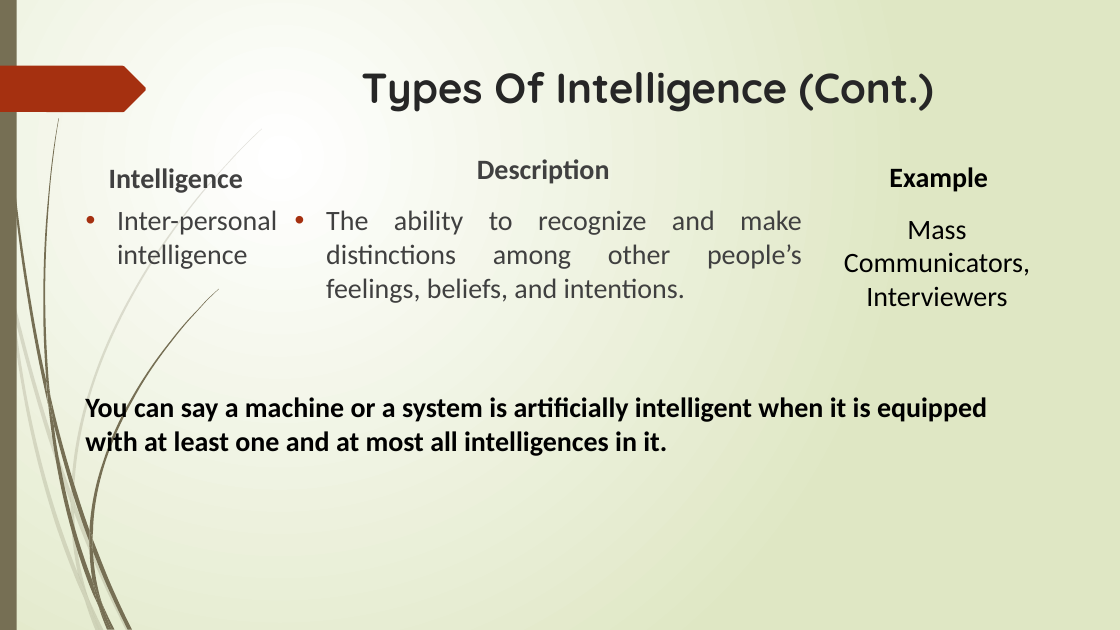
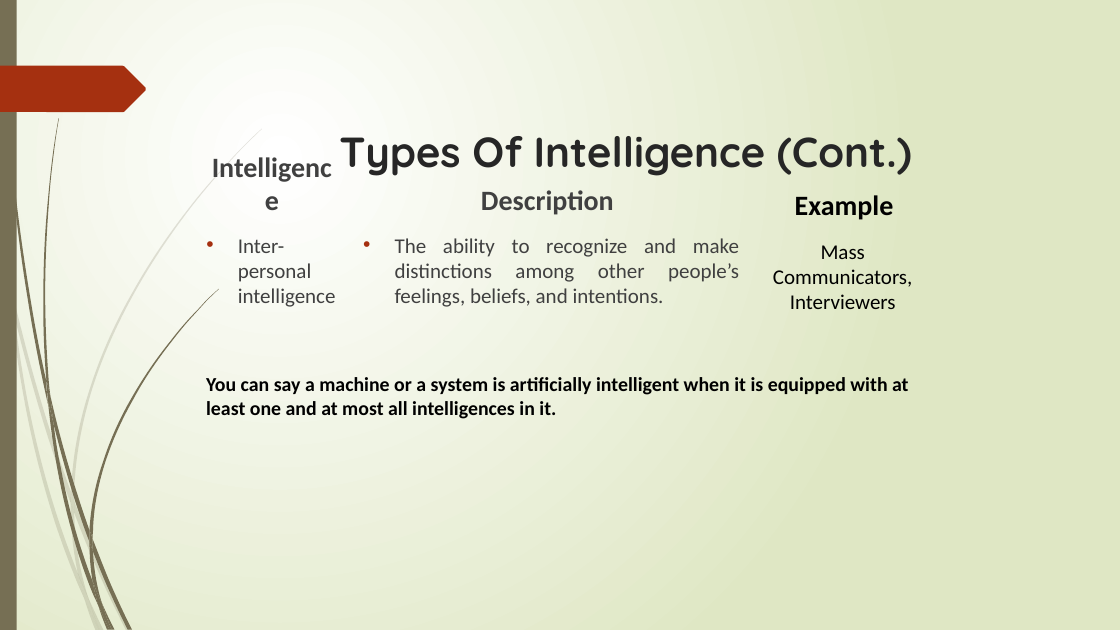
Before and after one commit to lalitgiri/Angular_Practice_Program, a slide deck: slide 8 of Ecommerce-Project/report data/colloquium.pptx. Drawn at 1120x630 pixels with LibreOffice and Linux fonts; fonts in the diff are those of the drawing. Boxes give left, top, right and bottom in pixels: in the first picture for what was removed or moved away, otherwise in the second. Text is boxed around its words. In the diff, an @@ line names an element or a change of style, - is before the commit and + after.

```diff
--- a/Ecommerce-Project/report data/colloquium.pptx
+++ b/Ecommerce-Project/report data/colloquium.pptx
@@ title "Types Of Intelligence (Cont.)": place and size @@
-title "Types Of Intelligence (Cont.)" at (361,72,934,112)
+title "Types Of Intelligence (Cont.)" at (339,136,912,176)
@@ text "Intelligence" rewrapped from (109,168,243,193) to (238,288,336,307) @@
@@ text "Description": place and size @@
-text "Description" at (477,159,610,184)
+text "Description" at (481,190,614,215)
@@ text "Example": place and size @@
-text "Example" at (889,167,988,192)
+text "Example" at (795,195,894,220)
@@ text "Inter-personal intelligence": place and size @@
-text "Inter-personal intelligence" at (117,210,277,269)
+text "Inter-personal intelligence" at (238,239,312,282)
@@ text "The ability to recognize and ...": place and size @@
-text "The ability to recognize and ..." at (326,210,802,303)
+text "The ability to recognize and ..." at (395,238,739,307)
@@ size 24 to 18 pt in 3 elements at (395,238,739,307), (238,239,312,282), (773,245,912,309) @@
@@ text "Mass Communicators, Interviewers": place and size @@
-text "Mass Communicators, Interviewers" at (844,221,1030,307)
+text "Mass Communicators, Interviewers" at (773,245,912,309)
@@ text "You can say a machine ...": place and size @@
-text "You can say a machine ..." at (85,394,987,458)
+text "You can say a machine ..." at (206,377,908,419)
@@ text "You can say a machine ..." at (206,377,908,419): size 24 to 17 pt @@
```
Also in this commit, not shown: 28 other slides changed, 2 other files.
